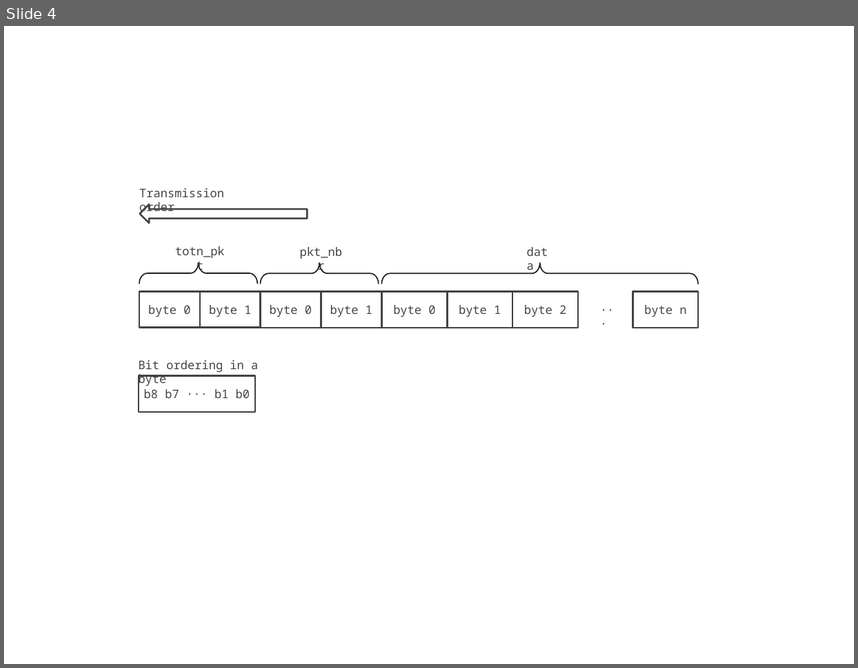
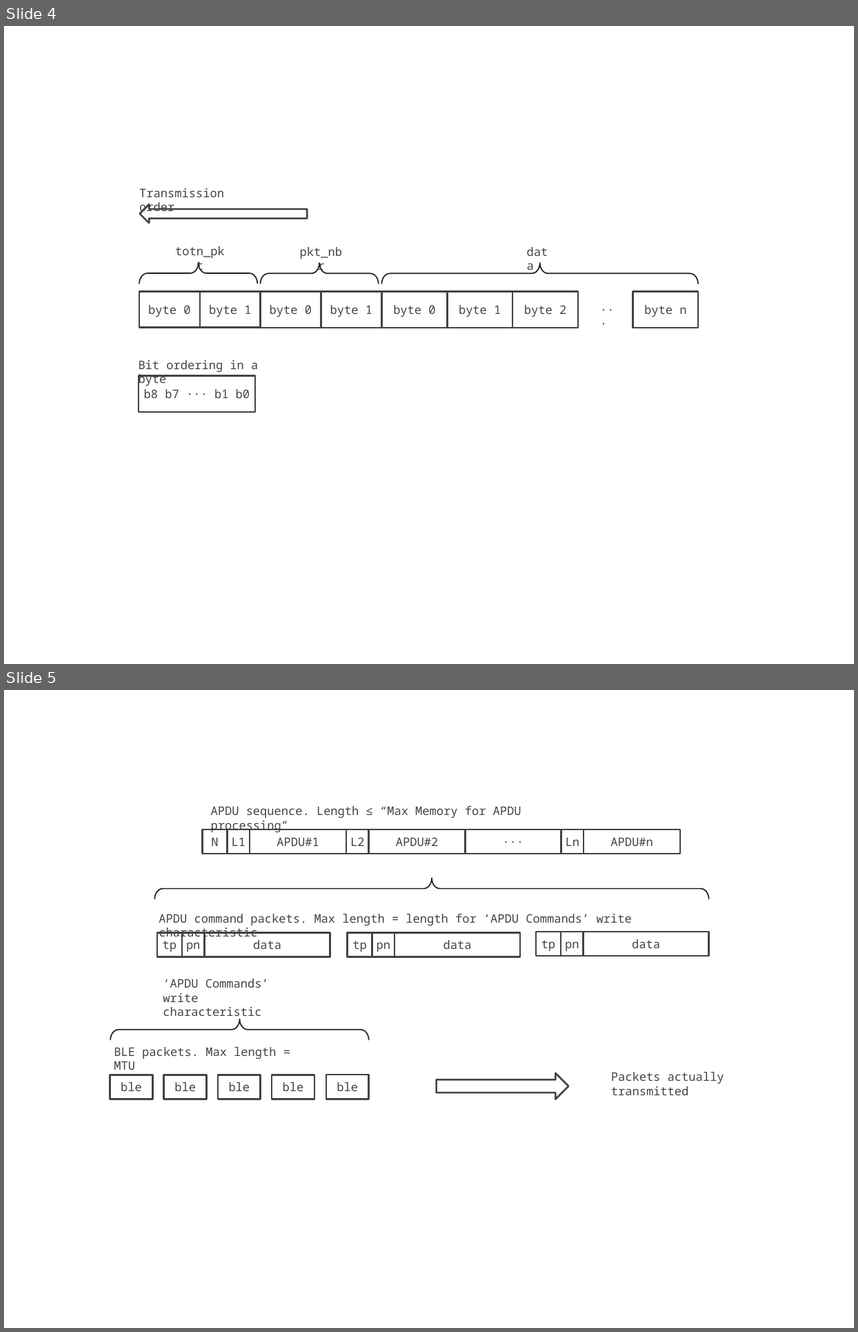
Before and after one commit to fidesmo/apdu-over-ble, a slide deck: resources/figures.pptx. Shown one above the other, each under a label of ours: slide 4 before the commit, slides 4 and 5 after it. The pictures are 858x668 and 858x1332 pixels, drawn with LibreOffice and Linux fonts; fonts in the diff are those of the drawing. Boxes give left, top, right and bottom in pixels: in the first picture for what was removed or moved away, otherwise in the second. Text is boxed around its words. In the diff, an @@ line names an element or a change of style, - is before the commit and + after.

Commit message:
Updates after meeting in Stockholm (#5)
* New characteristic UUIDs to save space on BLE device

* Better explanation of sequences, packets and ble frames

```diff
--- a/resources/figures.pptx
+++ b/resources/figures.pptx
@@ slide 5 added at bbox=[4, 690, 854, 1328], background #FFFFFF @@
@@ text added at bbox=[211, 806, 522, 833], 10 pt, text #404448 @@
+APDU sequence. Length ≤ “Max Memory for APDU processing”
@@ rectangle added at bbox=[202, 829, 227, 854], outline #404448 1.5 pt, 10 pt, text #404448 @@
+N
@@ rectangle added at bbox=[228, 829, 250, 854], outline #404448 1.5 pt, 10 pt, text #404448 @@
+L1
@@ rectangle added at bbox=[250, 829, 346, 854], outline #404448 1.5 pt, 10 pt, text #404448 @@
+APDU#1
@@ rectangle added at bbox=[346, 829, 370, 854], outline #404448 1.5 pt, 10 pt, text #404448 @@
+L2
@@ rectangle added at bbox=[369, 829, 465, 854], outline #404448 1.5 pt, 10 pt, text #404448 @@
+APDU#2
@@ rectangle added at bbox=[466, 829, 561, 854], outline #404448 1.5 pt, 10 pt, text #404448 @@
+···
@@ rectangle added at bbox=[561, 829, 584, 854], outline #404448 1.5 pt, 10 pt, text #404448 @@
+Ln
@@ rectangle added at bbox=[584, 829, 680, 854], outline #404448 1.5 pt, 10 pt, text #404448 @@
+APDU#n
@@ left brace added at bbox=[155, 878, 709, 900], outline #202224 1 pt @@
@@ text added at bbox=[159, 914, 632, 940], 10 pt, text #404448 @@
+APDU command packets. Max length = length for ‘APDU Commands’ write characteristic
@@ rectangle added at bbox=[157, 932, 181, 957], outline #404448 1.5 pt, 10 pt, text #404448 @@
+tp
@@ rectangle added at bbox=[181, 932, 205, 957], outline #404448 1.5 pt, 10 pt, text #404448 @@
+pn
@@ rectangle added at bbox=[205, 932, 330, 957], outline #404448 1.5 pt, 10 pt, text #404448 @@
+data
@@ rectangle added at bbox=[348, 932, 372, 957], outline #404448 1.5 pt, 10 pt, text #404448 @@
+tp
@@ rectangle added at bbox=[372, 932, 395, 957], outline #404448 1.5 pt, 10 pt, text #404448 @@
+pn
@@ rectangle added at bbox=[395, 932, 521, 957], outline #404448 1.5 pt, 10 pt, text #404448 @@
+data
@@ rectangle added at bbox=[536, 931, 561, 956], outline #404448 1.5 pt, 10 pt, text #404448 @@
+tp
@@ rectangle added at bbox=[561, 931, 584, 956], outline #404448 1.5 pt, 10 pt, text #404448 @@
+pn
@@ rectangle added at bbox=[584, 931, 710, 956], outline #404448 1.5 pt, 10 pt, text #404448 @@
+data
@@ text added at bbox=[163, 978, 269, 1019], 10 pt, text #404448 @@
+‘APDU Commands’ write
+characteristic
@@ left brace added at bbox=[111, 1018, 369, 1040], outline #202224 1 pt @@
@@ text added at bbox=[114, 1047, 276, 1069], 10 pt, text #404448 @@
+BLE packets. Max length = MTU
@@ rectangle added at bbox=[110, 1074, 153, 1099], outline #404448 1.5 pt, 10 pt, text #404448 @@
+ble
@@ rectangle added at bbox=[164, 1074, 206, 1099], outline #404448 1.5 pt, 10 pt, text #404448 @@
+ble
@@ rectangle added at bbox=[218, 1074, 261, 1099], outline #404448 1.5 pt, 10 pt, text #404448 @@
+ble
@@ rectangle added at bbox=[272, 1074, 314, 1099], outline #404448 1.5 pt, 10 pt, text #404448 @@
+ble
@@ rectangle added at bbox=[326, 1074, 369, 1099], outline #404448 1.5 pt, 10 pt, text #404448 @@
+ble
@@ down arrow added at bbox=[436, 1073, 569, 1099], outline #404448 1.5 pt @@
@@ text added at bbox=[611, 1072, 724, 1095], 10 pt, text #404448 @@
+Packets actually transmitted
```
Also in this commit, not shown: 2 other files.
